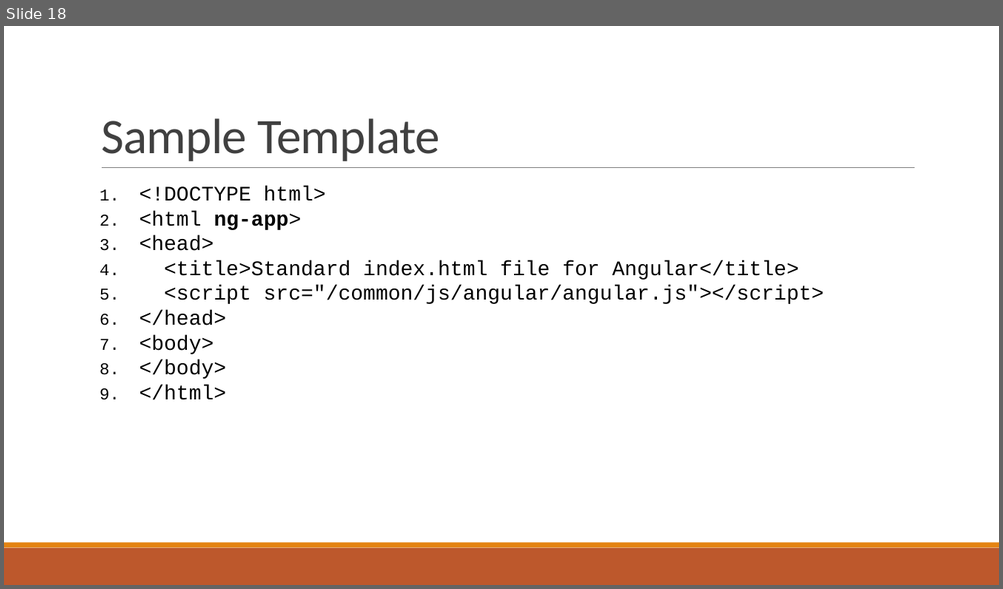
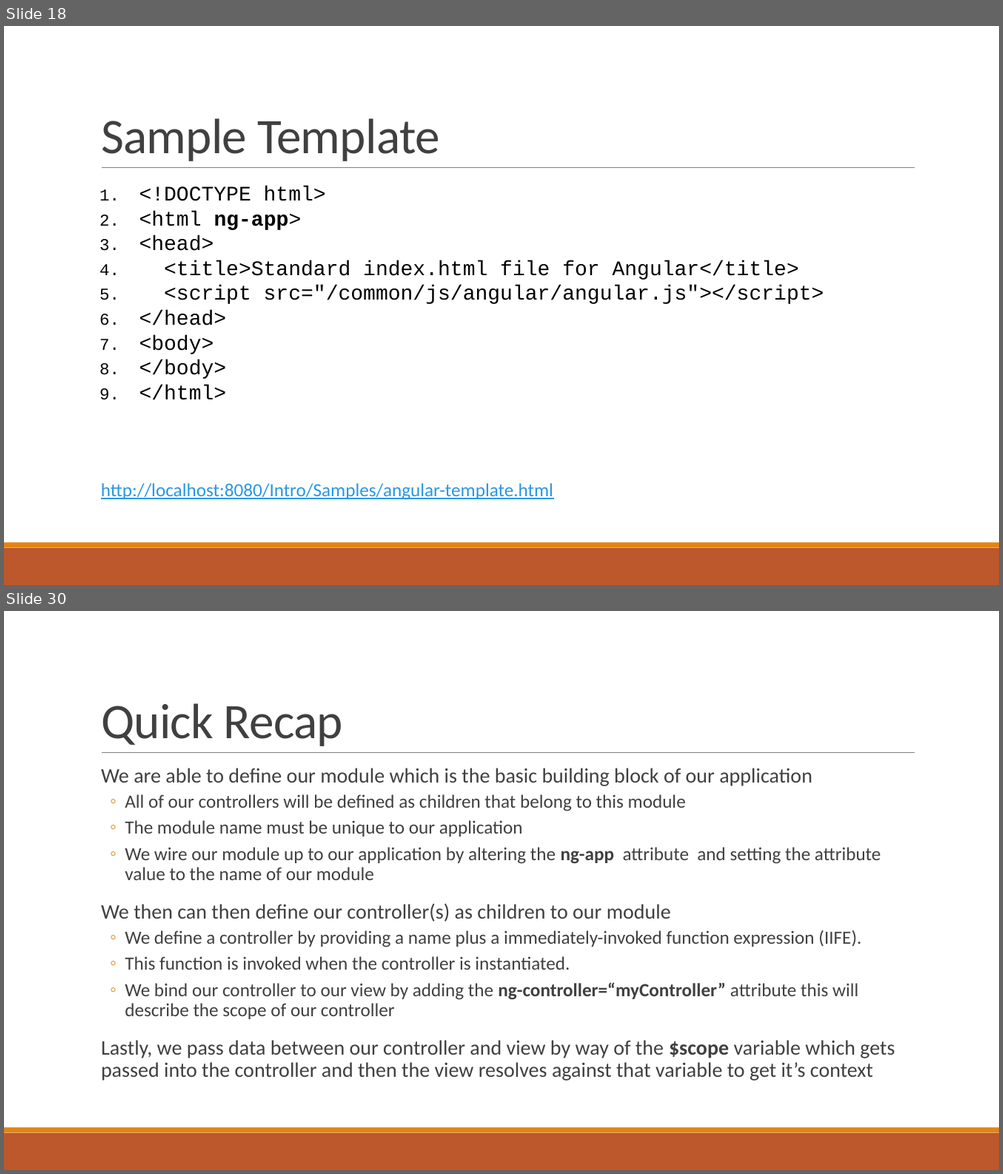
Before and after one commit to sbechtold/angularjs, a slide deck: materials/AngularJS.pptx. Shown one above the other, each under a label of ours: slide 18 before the commit, slides 18 and 30 after it; the slides between them are not shown. The pictures are 1003x589 and 1003x1174 pixels, drawn with LibreOffice and Linux fonts; fonts in the diff are those of the drawing. Boxes give left, top, right and bottom in pixels: in the first picture for what was removed or moved away, otherwise in the second. Text is boxed around its words. In the diff, an @@ line names an element or a change of style, - is before the commit and + after.

```diff
--- a/materials/AngularJS.pptx
+++ b/materials/AngularJS.pptx
@@ slide 30 added at box(4, 611, 999, 1170), background #FFFFFF; not listed: 3 template elements that a slide beside it also shows @@
@@ title added at box(101, 703, 343, 746), 48 pt, text #404040 @@
+Quick Recap
@@ text added at box(101, 768, 894, 1081), 18 pt, text #404040 @@
+  We are able to define our module which is the basic building block of our application
+  ◦ All of our controllers will be defined as children that belong to this module
+  ◦ The module name must be unique to our application
+  ◦ We wire our module up to our application by altering the ng-app attribute and setting the attribute value to the name of our module
+  We then can then define our controller(s) as children to our module
+  ◦ We define a controller by providing a name plus a immediately-invoked function expression (IIFE).
+  ◦ This function is invoked when the controller is instantiated.
+  ◦ We bind our controller to our view by adding the ng-controller=“myController” attribute this will describe the scope of our controller
+  Lastly, we pass data between our controller and view by way of the $scope variable which gets passed into the controller and then the view resolves against that variable to get it’s context
@@ slide 18 changed as well @@
@@ text added at box(101, 483, 553, 500), 18 pt, text #2998E3, underline @@
+http://localhost:8080/Intro/Samples/angular-template.html
```
Also in this commit, not shown: 12 other slides changed, 41 other slides added, 43 other files.
